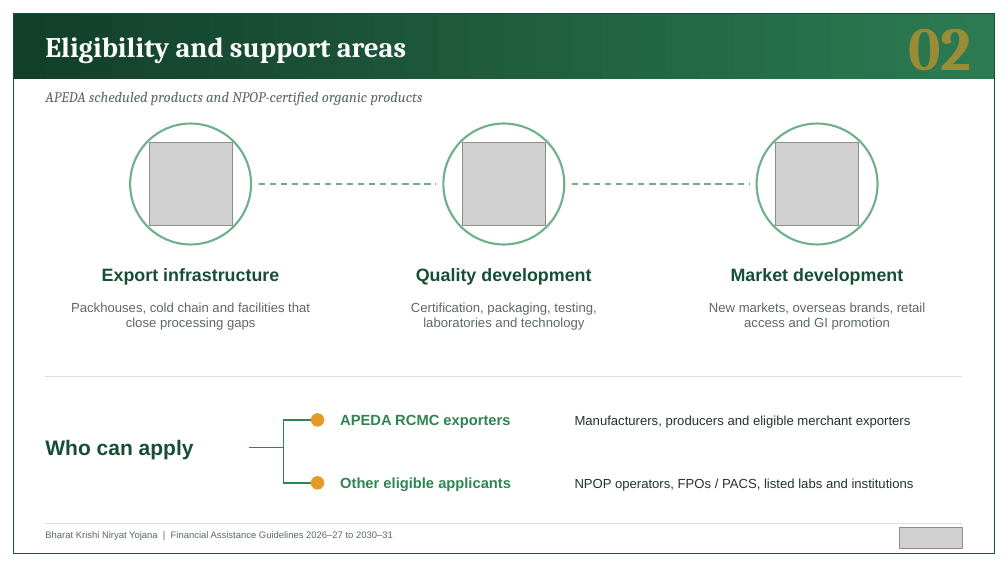
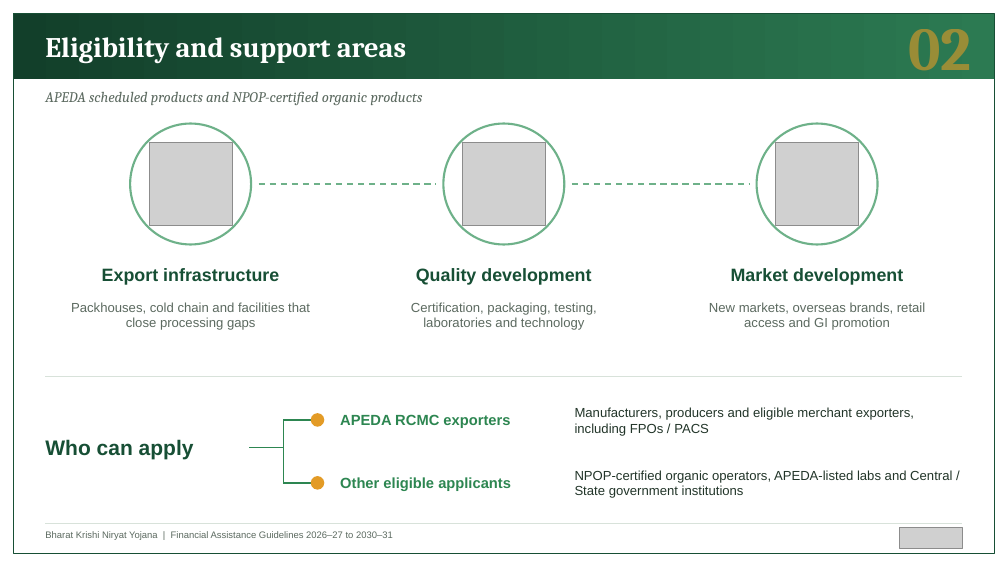
Before and after one commit to BantheFox012/FM, a slide deck: slide 2 of APEDA_BKNY_Standard_40_Percent.pptx. Drawn at 1008x567 pixels with LibreOffice and Linux fonts; fonts in the diff are those of the drawing; grey boxes stand for pictures. Boxes give left, top, right and bottom in pixels: in the first picture for what was removed or moved away, otherwise in the second. Text is boxed around its words. In the diff, an @@ line names an element or a change of style, - is before the commit and + after.

```diff
--- a/APEDA_BKNY_Standard_40_Percent.pptx
+++ b/APEDA_BKNY_Standard_40_Percent.pptx
@@ text at (575, 407, 914, 436): text changed @@
-Manufacturers, producers and eligible merchant exporters
+Manufacturers, producers and eligible merchant exporters, including FPOs / PACS
@@ text at (575, 470, 952, 498): text changed @@
-NPOP operators, FPOs / PACS, listed labs and institutions
+NPOP-certified organic operators, APEDA-listed labs and Central / State government institutions
```
Also in this commit, not shown: 6 other slides changed.
